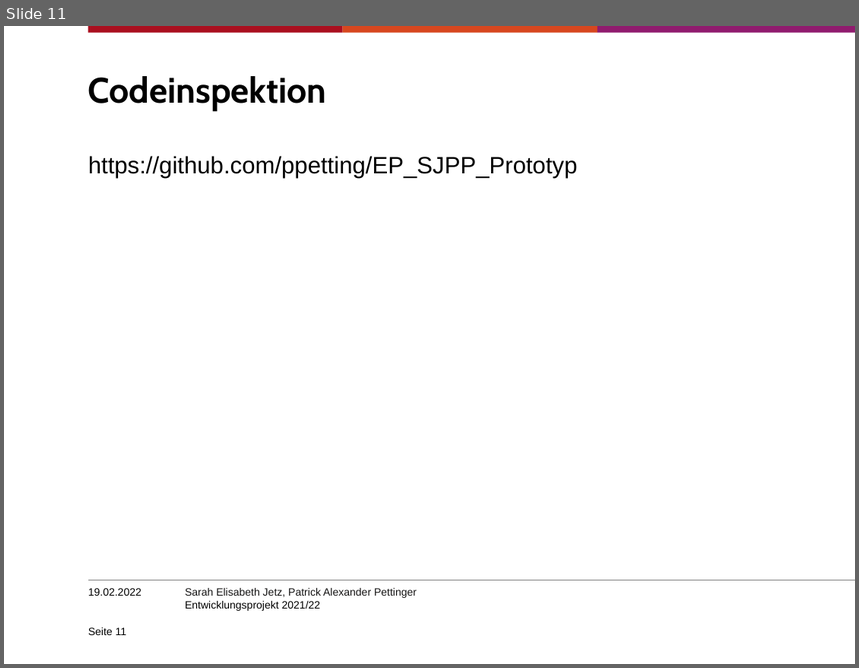
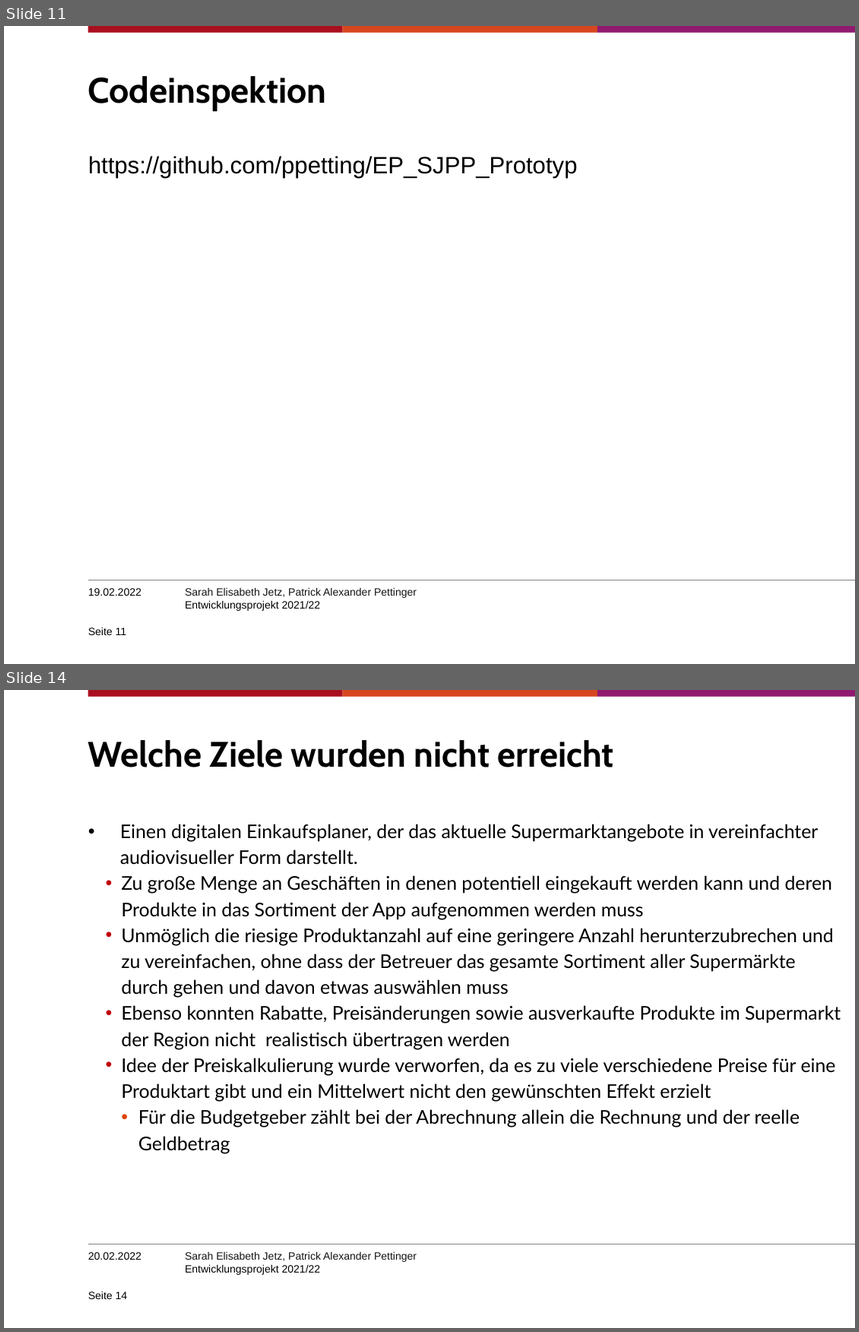
Before and after one commit to SJetz/EPWS2122JetzPettinger, a slide deck: Artefakte/Audit 4/Entwicklungsprojekt202122_PettingerJetz.pptx. Shown one above the other, each under a label of ours: slide 11 before the commit, slides 11 and 14 after it; the slides between them are not shown. The pictures are 859x668 and 859x1332 pixels, drawn with LibreOffice and Linux fonts; fonts in the diff are those of the drawing; background and template pictures are left out. Boxes give left, top, right and bottom in pixels: in the first picture for what was removed or moved away, otherwise in the second. Text is boxed around its words. In the diff, an @@ line names an element or a change of style, - is before the commit and + after.

```diff
--- a/Artefakte/Audit 4/Entwicklungsprojekt202122_PettingerJetz.pptx
+++ b/Artefakte/Audit 4/Entwicklungsprojekt202122_PettingerJetz.pptx
@@ slide 14 added at (x1=4, y1=690, x2=855, y2=1328), background #FFFFFF; not listed: 5 template elements that a slide beside it also shows @@
@@ title added at (x1=88, y1=740, x2=614, y2=768), 30 pt, text #000000, bold @@
+Welche Ziele wurden nicht erreicht
@@ text added at (x1=120, y1=824, x2=841, y2=1154), 16 pt, text #000000 @@
+• Einen digitalen Einkaufsplaner, der das aktuelle Supermarktangebote in vereinfachter audiovisueller Form darstellt.
+  • Zu große Menge an Geschäften in denen potentiell eingekauft werden kann und deren Produkte in das Sortiment der App aufgenommen werden muss
+  • Unmöglich die riesige Produktanzahl auf eine geringere Anzahl herunterzubrechen und zu vereinfachen, ohne dass der Betreuer das gesamte Sortiment aller Supermärkte durch gehen und davon etwas auswählen muss
+  • Ebenso konnten Rabatte, Preisänderungen sowie ausverkaufte Produkte im Supermarkt der Region nicht realistisch übertragen werden
+  • Idee der Preiskalkulierung wurde verworfen, da es zu viele verschiedene Preise für eine Produktart gibt und ein Mittelwert nicht den gewünschten Effekt erzielt
+    • Für die Budgetgeber zählt bei der Abrechnung allein die Rechnung und der reelle Geldbetrag
@@ text added at (x1=88, y1=1252, x2=142, y2=1260), 9 pt, text #000000 @@
+20.02.2022
@@ page number added at (x1=88, y1=1292, x2=128, y2=1300), 9 pt, text #000000 @@
+Seite 14
```
Also in this commit, not shown: 1 slide changed, 1 other slide added, 1 other file.
